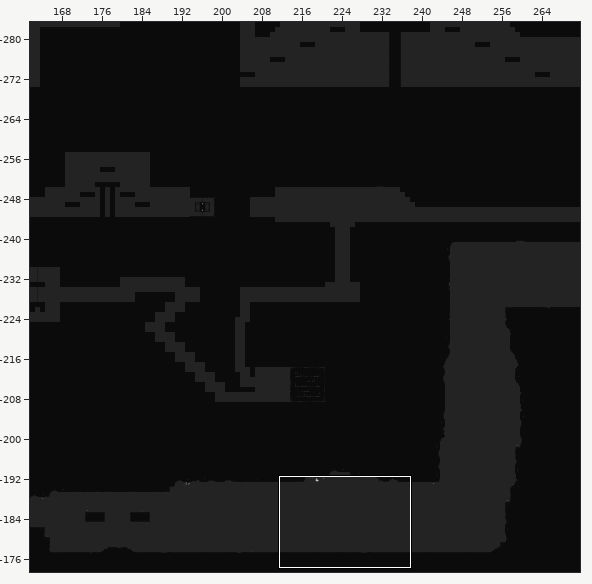
Tiled map -- Assets/SuperTiled2Unity/Import/Overworld.tmx. Above: a wide view before the commit, with the close-up outlined.
Close-up. Earlier state:
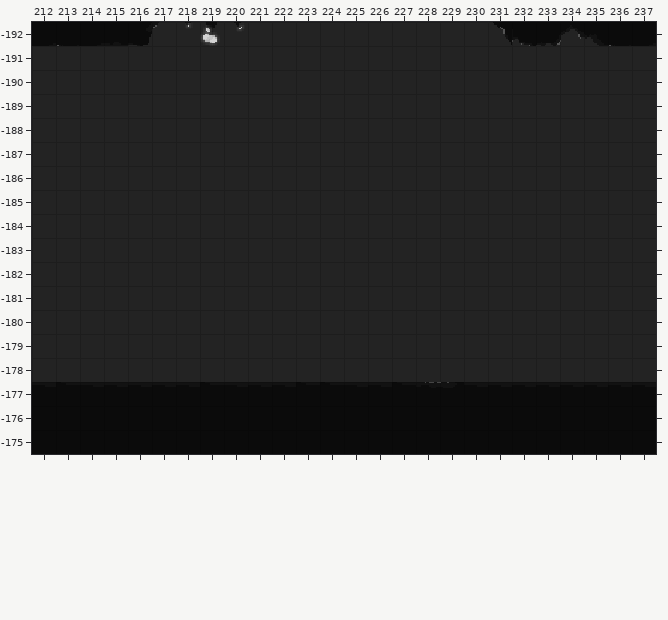
Cells are 16x16 px. Shown: x 212..237, y -192..-175. The commit also changed other parts of the map, which this record leaves out.
Now the later version:
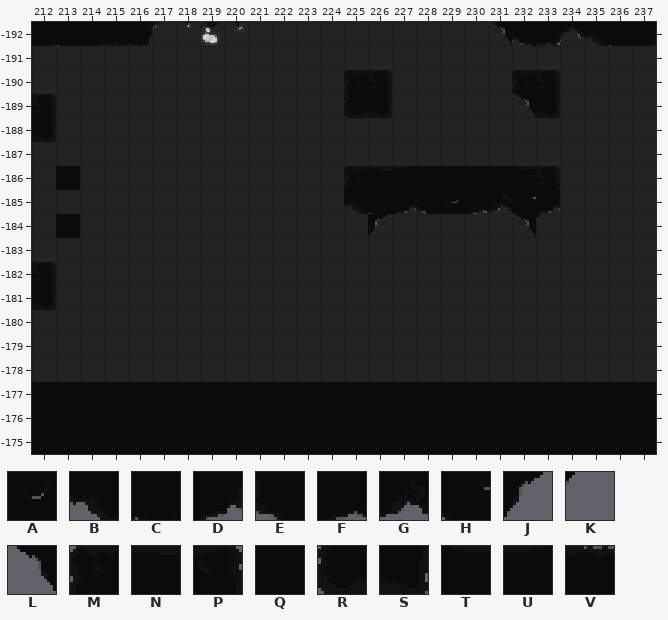
Key: from "Overworld'sTileSet": A 48; from "Updated Dark Basic Set": B 4, C 7, D 46, E 47, F 49, G 50, H 51, J 67, K 69, L 88, M 199, N 200, P 201, Q 222, R 243, S 245, T 286, U 286 flipped left-right, V 287.
_ is an empty cell.
Diff:
Layer "Ground with Collider_0":
y -190: x 225..226 __ -> MP; x 232..233 __ -> MP
y -189: x 212 _ -> P; x 225..226 __ -> RS; x 232..233 __ -> LS
y -188: x 212 _ -> S
y -186: x 213 _ -> Q; x 225..233 _________ -> MNUQQQQTP
y -185: x 225..233 _________ -> BCDEAFGHD
y -184: x 213 _ -> Q; x 226 _ -> J; x 232..233 __ -> LK
y -182: x 212 _ -> P
y -181: x 212 _ -> S
y -177: x 228 V -> Q
